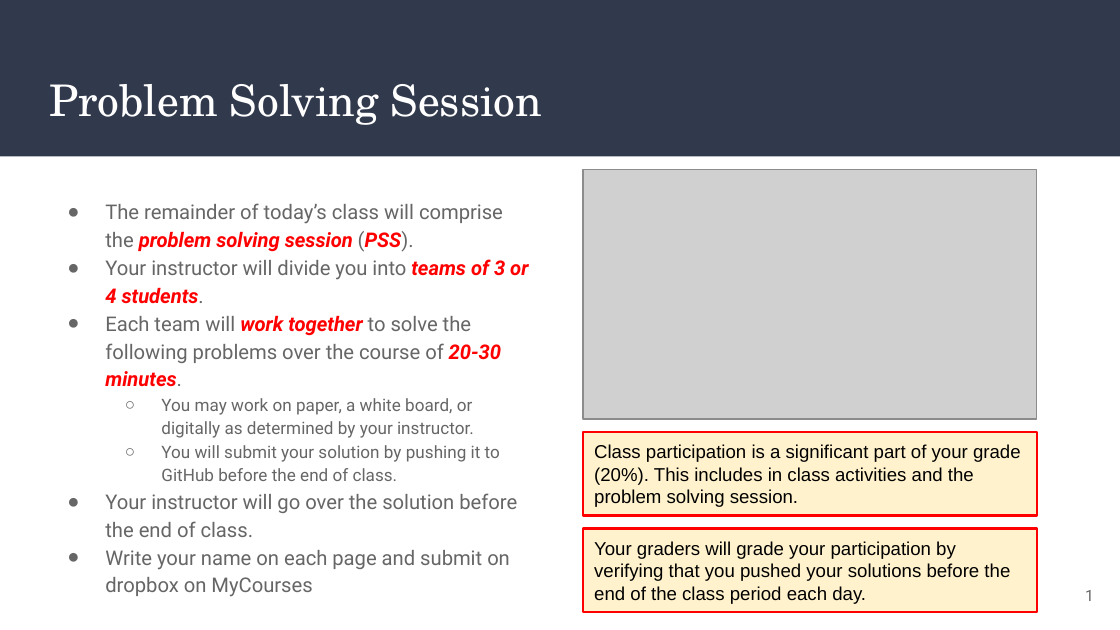
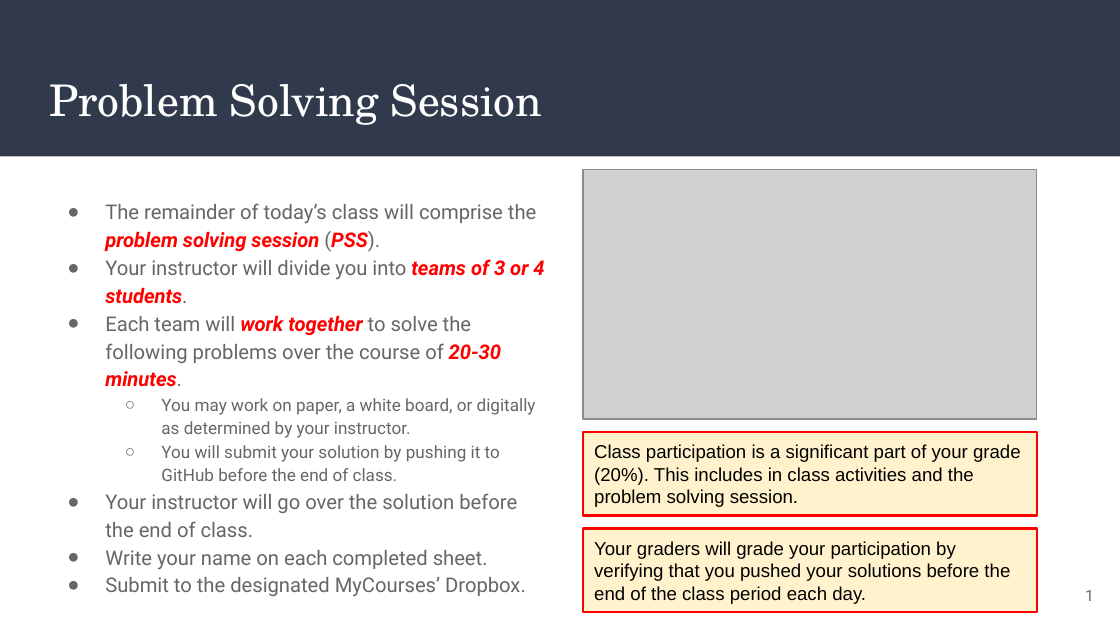
Before and after one commit to kxkcad/unit1-activities, a slide deck: slide 1 of 1.1A-Activity-PSS_ Git Basics.pptx. Drawn at 1120x630 pixels with LibreOffice and Linux fonts; fonts in the diff are those of the drawing; grey boxes stand for pictures. Boxes give left, top, right and bottom in pixels: in the first picture for what was removed or moved away, otherwise in the second. Text is boxed around its words. In the diff, an @@ line names an element or a change of style, - is before the commit and + after.

Commit message:
added some more instructions related to submission to MyCourses

```diff
--- a/1.1A-Activity-PSS_ Git Basics.pptx
+++ b/1.1A-Activity-PSS_ Git Basics.pptx
@@ text at (x1=105, y1=550, x2=526, y2=597): text changed @@
-● Write your name on each page and submit on dropbox on MyCourses
+● Write your name on each completed sheet.
+● Submit to the designated MyCourses’ Dropbox.
```
Also in this commit, not shown: 1 other file.
